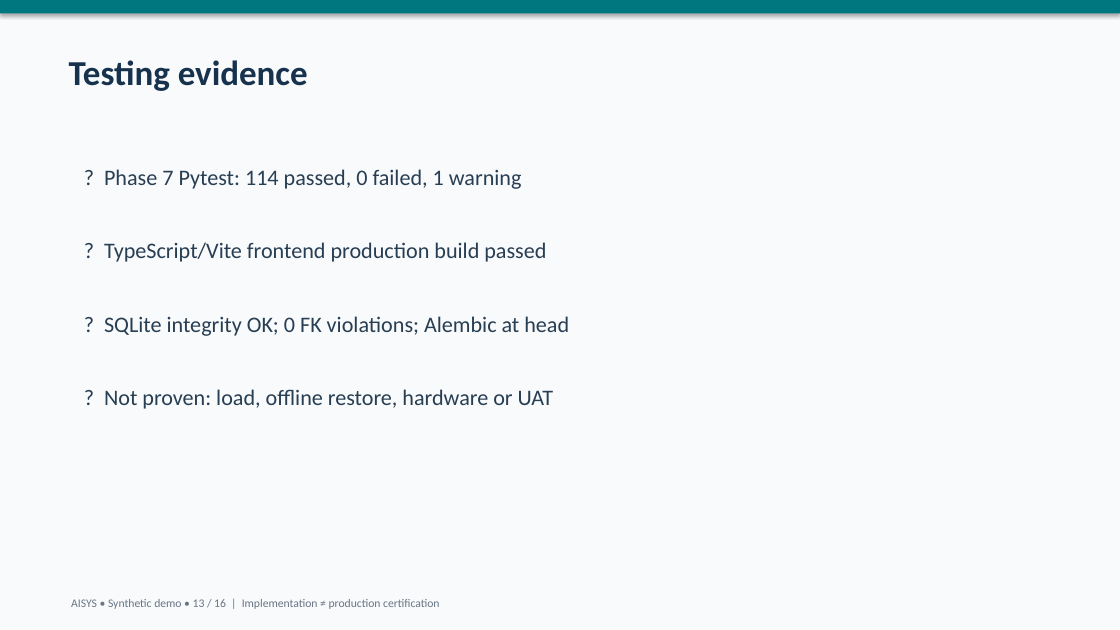
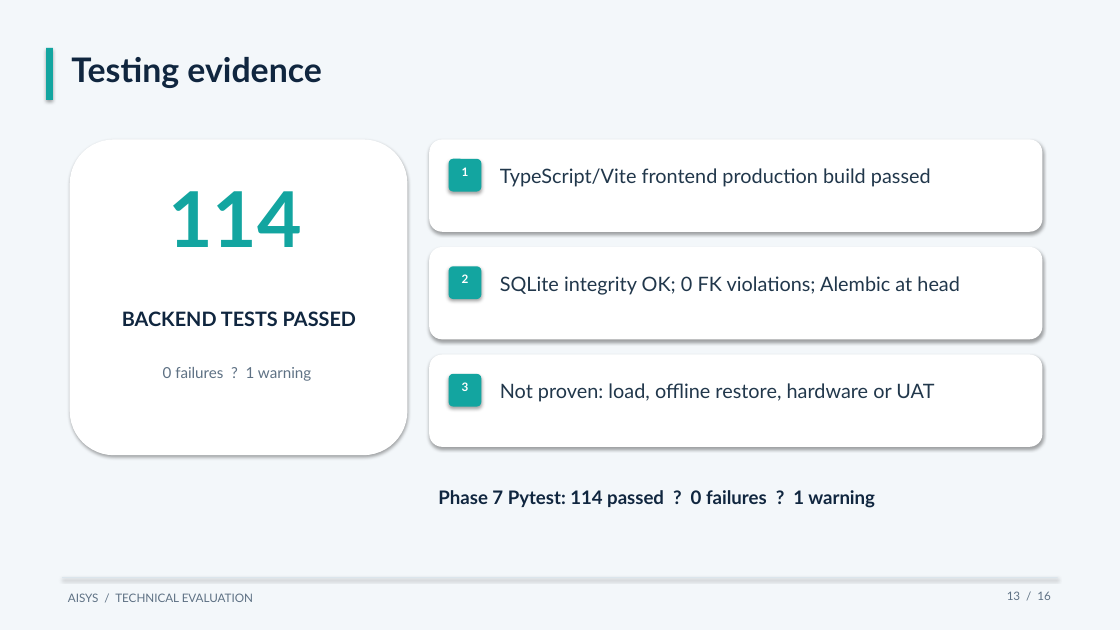
Before and after one commit to Meharsai26/AISYS-Library-Management-System, a slide deck: slide 13 of docs/final/AISYS_Final_Presentation_16_Slides.pptx. Drawn at 1120x630 pixels with LibreOffice and Linux fonts; fonts in the diff are those of the drawing. Boxes give left, top, right and bottom in pixels: in the first picture for what was removed or moved away, otherwise in the second. Text is boxed around its words. In the diff, an @@ line names an element or a change of style, - is before the commit and + after.

Commit message:
docs: adopt professional AISYS evaluation presentation

```diff
--- a/docs/final/AISYS_Final_Presentation_16_Slides.pptx
+++ b/docs/final/AISYS_Final_Presentation_16_Slides.pptx
@@ background #F8FAFC to #FFFFFF @@
@@ rectangle: place and size @@
-rectangle at bbox=[0, 0, 1120, 13]
+rectangle at bbox=[0, 0, 1120, 630]
@@ rectangle at bbox=[0, 0, 1120, 630]: fill #00767E to #F3F7FA @@
@@ rectangle added at bbox=[46, 48, 53, 100], fill #13A5A0 @@
@@ text "Testing evidence" at bbox=[71, 57, 322, 88]: size 30 to 29 pt, font Calibri to Lato, text colour #17324D to #10263F @@
@@ rounded rectangle added at bbox=[70, 139, 408, 455], fill #FFFFFF @@
@@ rounded rectangle added at bbox=[429, 139, 1043, 232], fill #FFFFFF @@
@@ rounded rectangle added at bbox=[449, 159, 481, 192], fill #13A5A0 @@
@@ text added at bbox=[462, 167, 469, 176], 10 pt, text #FFFFFF, bold @@
+1
@@ text at bbox=[500, 168, 931, 187]: text changed; size 19 to 17 pt; font Calibri to Lato; text colour #283E52 to #21374B @@
-? TypeScript/Vite frontend production build passed
+TypeScript/Vite frontend production build passed
@@ text added at bbox=[168, 191, 302, 247], 66 pt, text #13A5A0, bold @@
+114
@@ rounded rectangle added at bbox=[429, 247, 1043, 339], fill #FFFFFF @@
@@ rounded rectangle added at bbox=[449, 266, 481, 299], fill #13A5A0 @@
@@ text added at bbox=[462, 274, 469, 283], 10 pt, text #FFFFFF, bold @@
+2
@@ text at bbox=[500, 276, 960, 295]: text changed; size 19 to 17 pt; font Calibri to Lato; text colour #283E52 to #21374B @@
-? SQLite integrity OK; 0 FK violations; Alembic at head
+SQLite integrity OK; 0 FK violations; Alembic at head
@@ text added at bbox=[122, 311, 356, 326], 17 pt, text #10263F, bold @@
+BACKEND TESTS PASSED
@@ rounded rectangle added at bbox=[429, 355, 1043, 447], fill #FFFFFF @@
@@ text added at bbox=[163, 367, 311, 381], 13 pt, text #5E7184 @@
+0 failures ? 1 warning
@@ rounded rectangle added at bbox=[449, 374, 481, 407], fill #13A5A0 @@
@@ text added at bbox=[462, 382, 469, 391], 10 pt, text #FFFFFF, bold @@
+3
@@ text at bbox=[500, 383, 934, 402]: text changed; size 19 to 17 pt; font Calibri to Lato; text colour #283E52 to #21374B @@
-? Not proven: load, offline restore, hardware or UAT
+Not proven: load, offline restore, hardware or UAT
@@ text at bbox=[438, 490, 875, 508]: text changed; size 19 to 16 pt; font Calibri to Lato; text colour #283E52 to #10263F; bold on @@
-? Phase 7 Pytest: 114 passed, 0 failed, 1 warning
+Phase 7 Pytest: 114 passed ? 0 failures ? 1 warning
@@ rectangle added at bbox=[62, 577, 1058, 578], fill #DBE5EC @@
@@ text added at bbox=[68, 593, 253, 602], 10 pt, text #5E7184 @@
+AISYS / TECHNICAL EVALUATION
@@ text removed at bbox=[71, 599, 439, 609] @@
-AISYS • Synthetic demo • 13 / 16 | Implementation ≠ production certification
@@ text added at bbox=[1007, 591, 1050, 600], 10 pt, text #5E7184 @@
+13 / 16
```
Also in this commit, not shown: 15 other slides changed.
